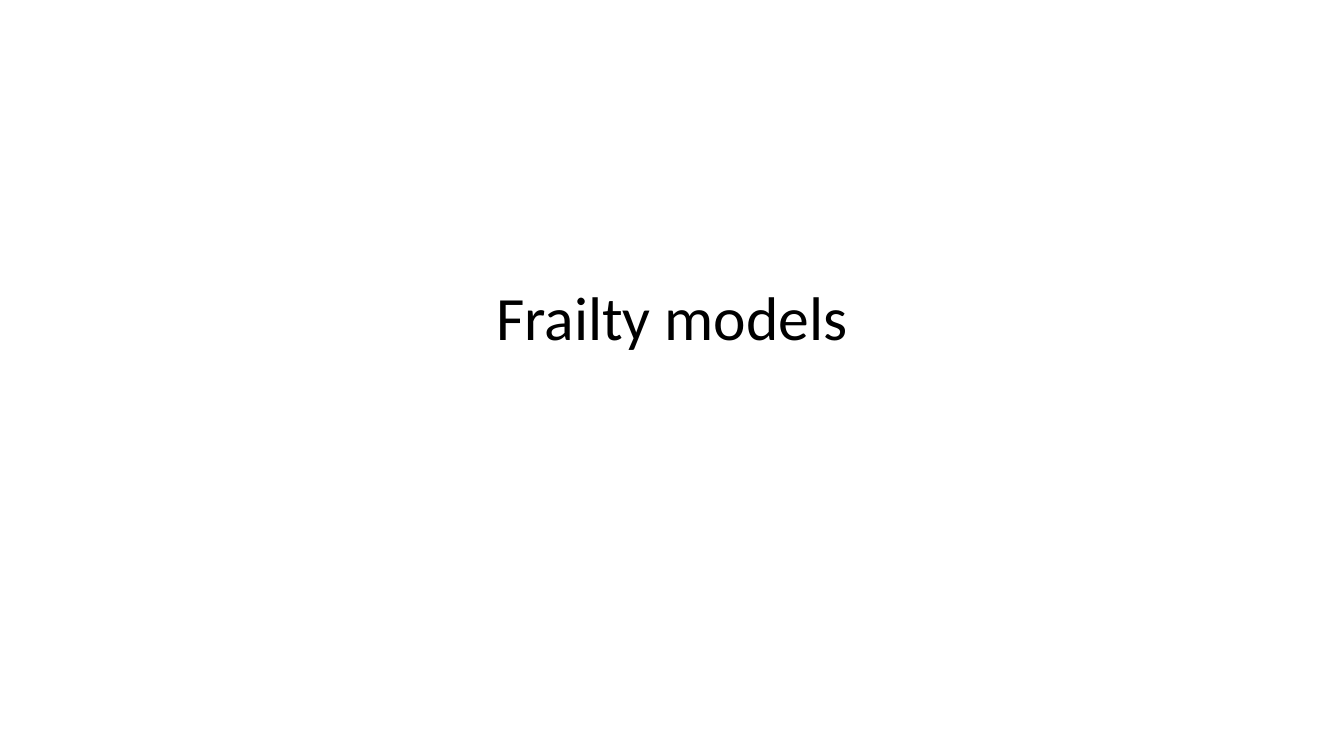
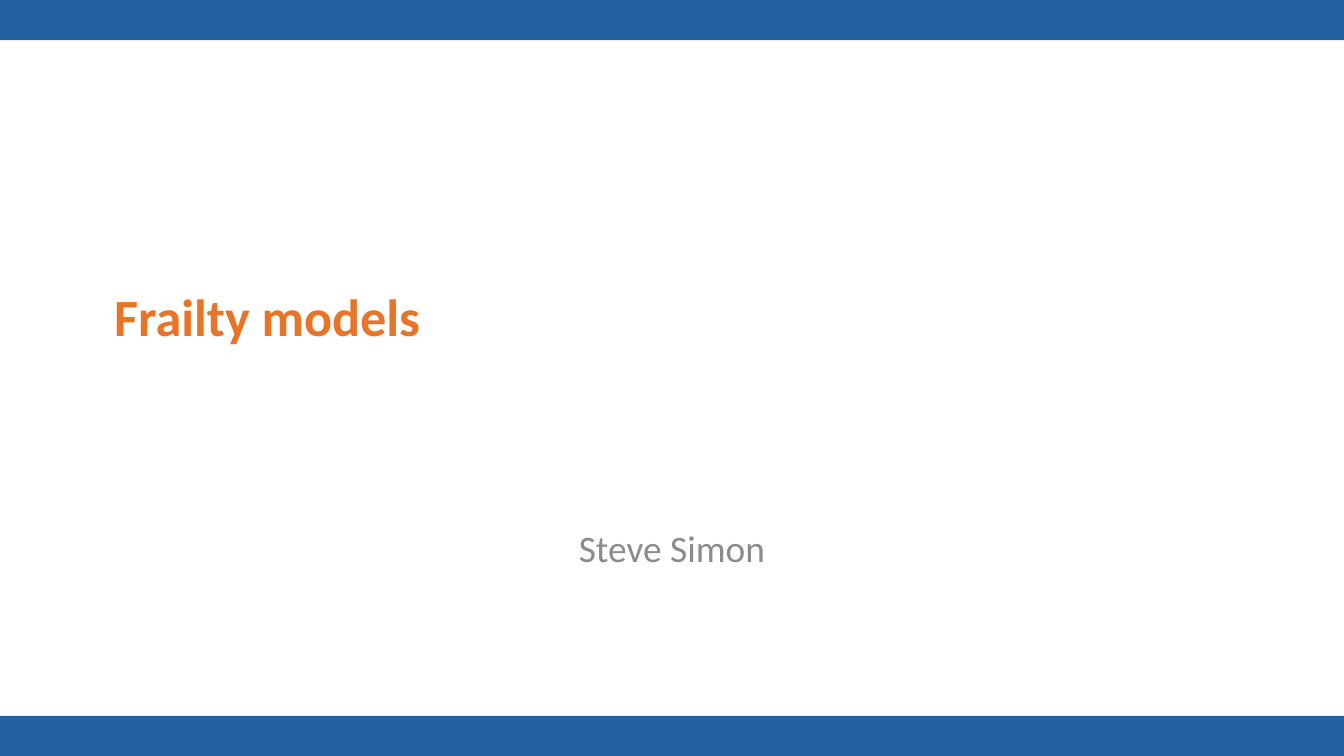
Before and after one commit to pmean/talks, a slide deck: slide 1 of frailty/frailty.pptx. Drawn at 1344x756 pixels with LibreOffice and Linux fonts; fonts in the diff are those of the drawing; background and template pictures are left out. Boxes give left, top, right and bottom in pixels: in the first picture for what was removed or moved away, otherwise in the second. Text is boxed around its words. In the diff, an @@ line names an element or a change of style, - is before the commit and + after.

Commit message:
Fixed small typos in frailty.

```diff
--- a/frailty/frailty.pptx
+++ b/frailty/frailty.pptx
@@ rectangle added at <box>0,0,1344,40</box>, fill #2361A1 @@
@@ title "Frailty models" at <box>114,299,420,345</box>: size 33 to 28 pt, text colour #000000 to #E87427, bold on; alignment centre to left @@
@@ subtitle added at <box>579,536,765,562</box>, 20 pt, text #8C8C8C @@
+Steve Simon
@@ rectangle added at <box>0,716,1344,756</box>, fill #2361A1 @@
```
Also in this commit, not shown: 54 other slides changed, 10 slides added, 3 slides removed, 1 other file.
